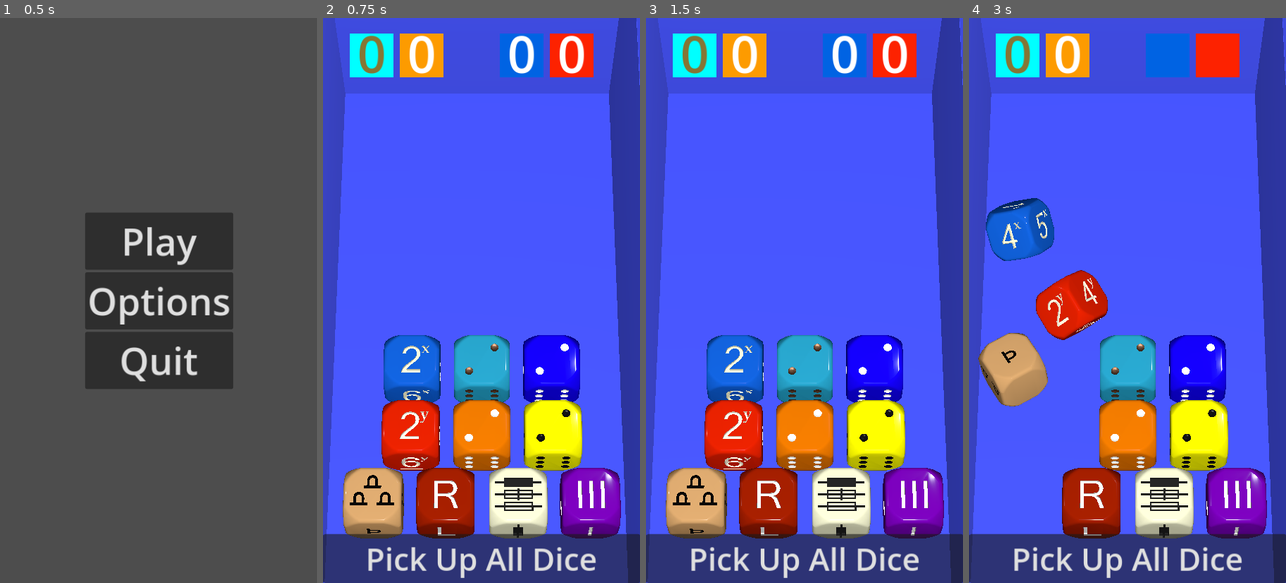
Above: before the commit, frames 1-4 (left to right).
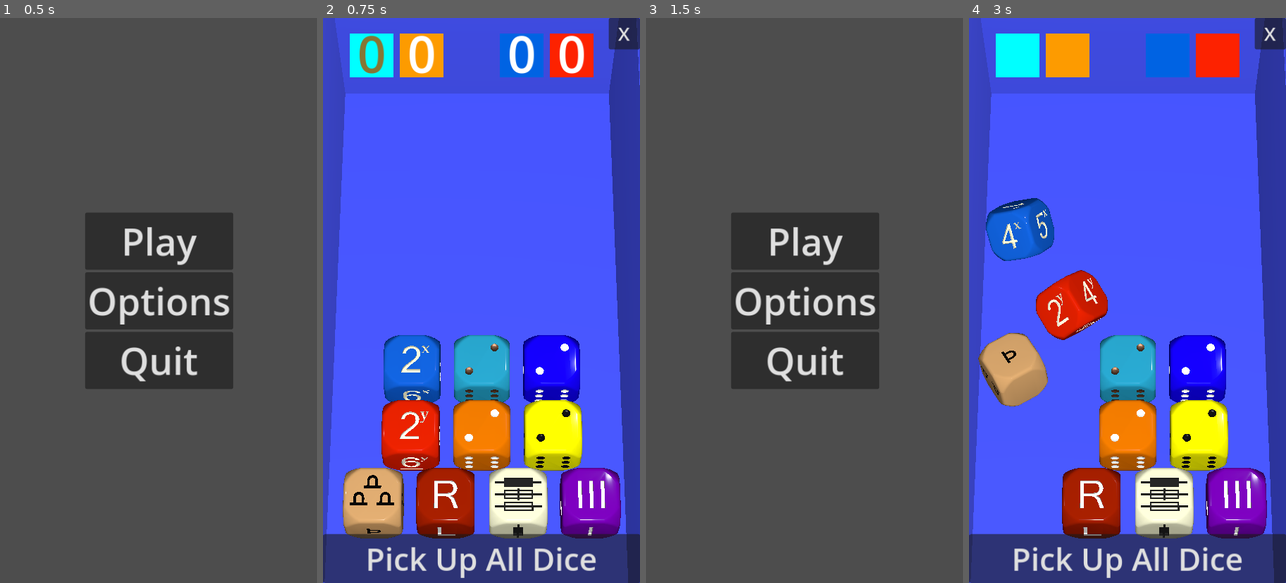
Above: after the commit, the same moments.

Repository: Teufelauto/2D6D-Dice
Game: Godot game, scene res://DiceTrayData/dice_start_menu.tscn
Two runs of this game, one before a commit and one after it. Both use one fixed random seed, a clock stepped at 60 frames per second and the inputs below.
Inputs (mouse positions are in pixels of both pictures, inside the frame that each line leads up to):
- Up to frame 1 (0.5 s): no input
- Up to frame 2 (0.75 s): click "Play" at 0.5 s
- Up to frame 3 (1.5 s): click (947, 34) at 1.25 s, where only the run after the commit has a clickable "X"
- Up to frame 4 (3 s): click (1127, 238) at 2 s, where only the run after the commit has a clickable "Play"; click (1057, 402) at 2.75 s

Frame 1 is identical in both runs. In frame 2, 0.6% of the frame differs, in the area x 90-100%, y 0-6%; in frame 3, 100%, in the area x 0-100%, y 0-100%; in frame 4, 1.2%.

Commit message:
Exit Button in  Main Scene

Diff:
--- a/DiceTrayData/DiceTray.gd
+++ b/DiceTrayData/DiceTray.gd
@@ -76,6 +76,8 @@
 	center_result_label.text = ""
 	x_result_label.text = ""
 	y_result_label.text = ""
+	d_66_primary_label.text = ""
+	d_66_secondary_label.text = ""
 	primary_label.text = ""
 	secondary_label.text = ""
 	exit_number_label.text = ""
@@ -214,3 +216,6 @@
 	d3_die_int = die_value
 
 #-----------------------------------------------------------------------------
+
+func _on_exit_button_pressed():
+	get_tree().change_scene_to_file("res://DiceTrayData/dice_start_menu.tscn")
--- a/dice_world.tscn
+++ b/dice_world.tscn
@@ -216,6 +216,17 @@
 width = 5.0
 script = ExtResource("2_21tng")
 
+[node name="ExitButton" type="Button" parent="DiceTray/DiceCanvas"]
+anchors_preset = 1
+anchor_left = 1.0
+anchor_right = 1.0
+offset_left = -50.0
+offset_bottom = 50.0
+grow_horizontal = 0
+mouse_default_cursor_shape = 2
+theme_override_font_sizes/font_size = 30
+text = "X"
+
 [node name="RoomSizeDice" type="Node3D" parent="DiceTray"]
 
 [node name="DieDXDim" parent="DiceTray/RoomSizeDice" groups=["Dice", "RoomSizeDice"] instance=ExtResource("3_kng4p")]
@@ -546,6 +557,7 @@
 
 [connection signal="clear_room_rectangle" from="DiceTray" to="DiceTray/DiceCanvas/RoomRectangleLine2D" method="_on_dice_tray_clear_room_rectangle"]
 [connection signal="resize_room_rectangle" from="DiceTray" to="DiceTray/DiceCanvas/RoomRectangleLine2D" method="resize_room_rectangle"]
+[connection signal="pressed" from="DiceTray/DiceCanvas/ExitButton" to="DiceTray" method="_on_exit_button_pressed"]
 [connection signal="input_event" from="DiceTray/RoomSizeDice/DieDXDim" to="DiceTray/RoomSizeDice/DieDXDim" method="_on_input_event"]
 [connection signal="input_event" from="DiceTray/RoomSizeDice/DieDXDim" to="DiceTray/RoomSizeDice/DieDYDim" method="_on_input_event"]
 [connection signal="input_event" from="DiceTray/RoomSizeDice/DieDXDim" to="DiceTray/RoomSizeDice/DieDoorPics" method="_on_input_event"]
